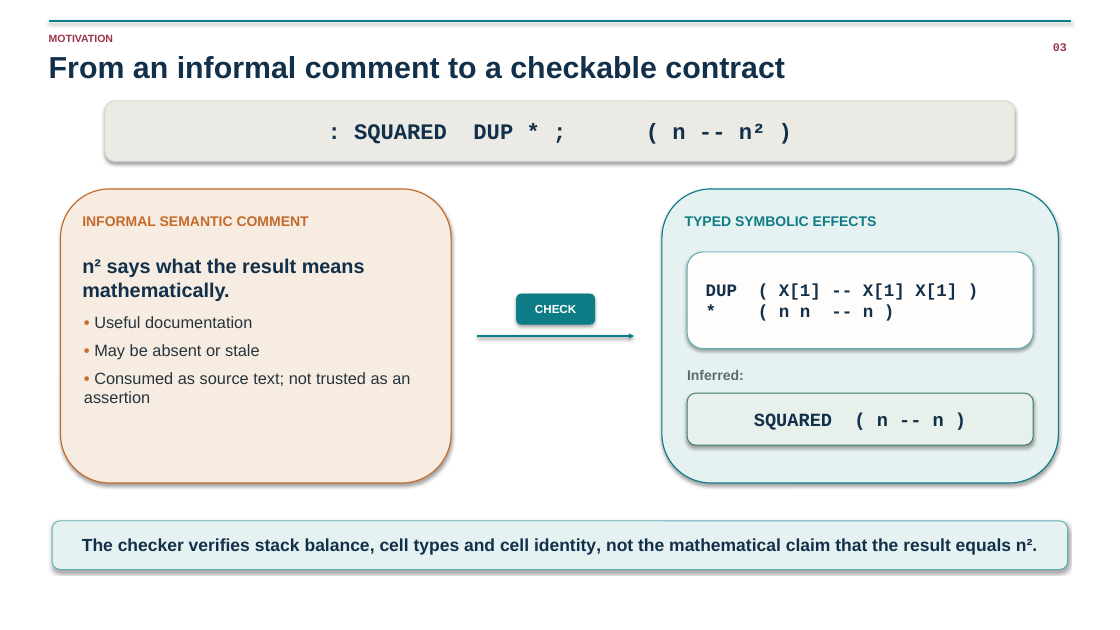
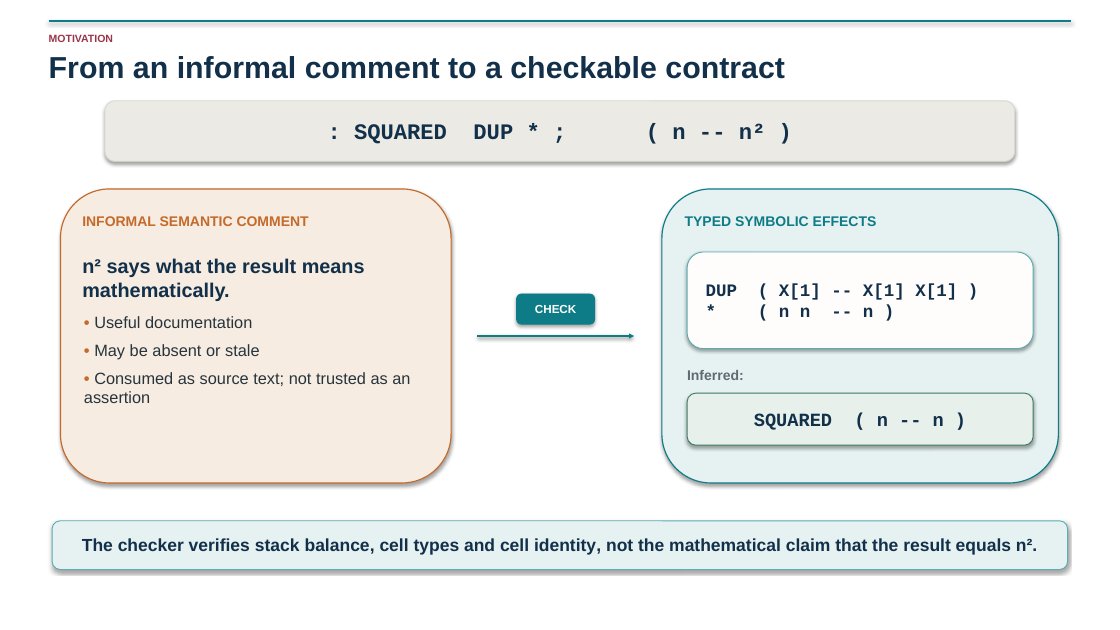
Before and after one commit to jpoial/evaluator, a slide deck: slide 4 of Configurable_Static_Type_Checking_for_Forth_EuroForth_2026.pptx. Drawn at 1120x630 pixels with LibreOffice and Linux fonts; fonts in the diff are those of the drawing. Boxes give left, top, right and bottom in pixels: in the first picture for what was removed or moved away, otherwise in the second. Text is boxed around its words. In the diff, an @@ line names an element or a change of style, - is before the commit and + after.

```diff
--- a/Configurable_Static_Type_Checking_for_Forth_EuroForth_2026.pptx
+++ b/Configurable_Static_Type_Checking_for_Forth_EuroForth_2026.pptx
@@ text removed at (x1=1053, y1=43, x2=1067, y2=51) @@
-03
```
Also in this commit, not shown: 12 other slides changed, 1 other file.
